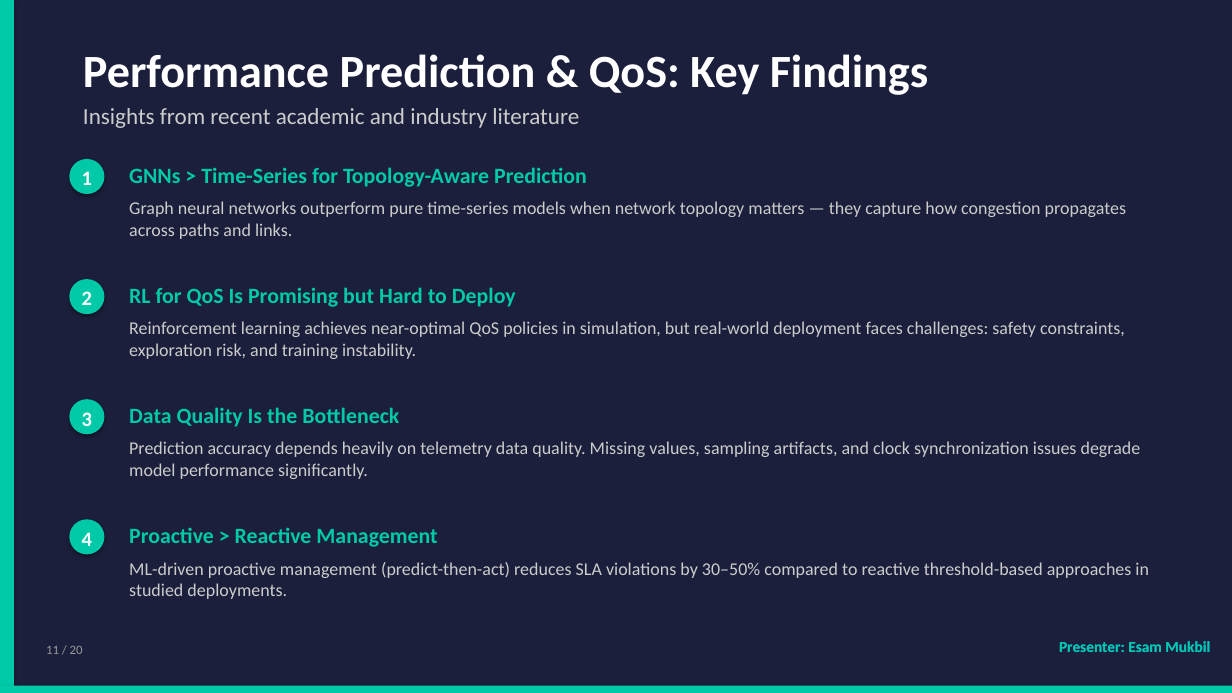
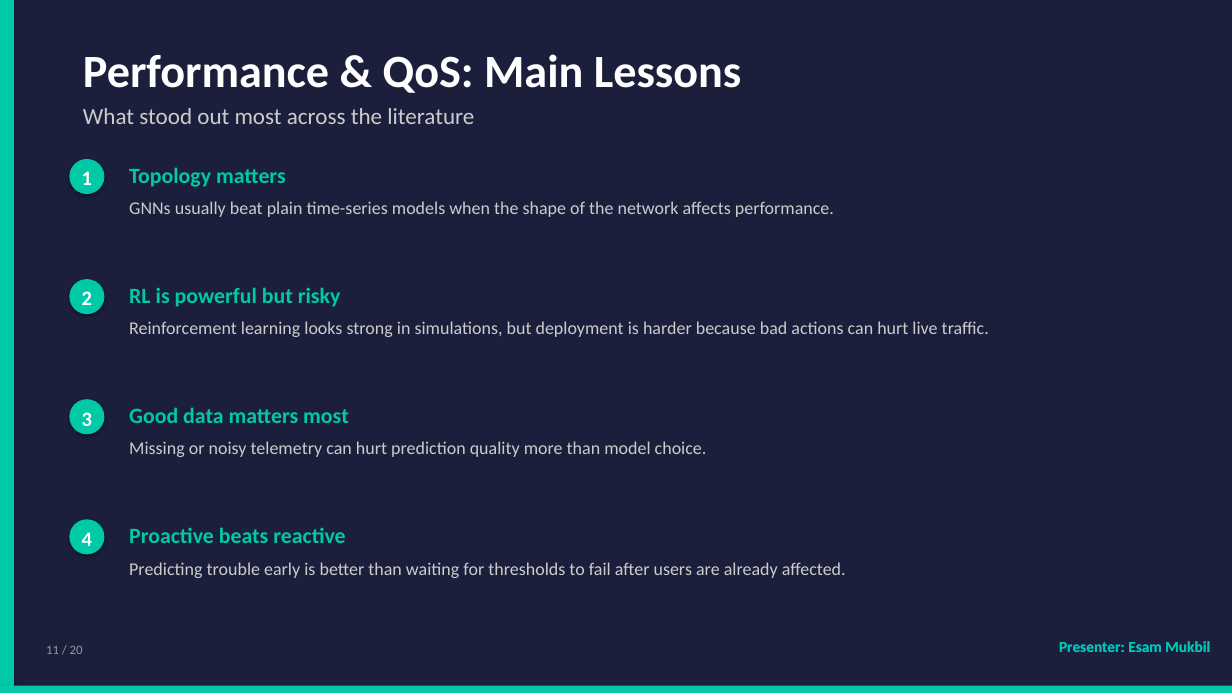
Before and after one commit to dkabduli/NET3006-Project, a slide deck: slide 11 of NET3006A-ML-Network-Telemetry/presentation/NET3006A_ML_Network_Telemetry_Presentation.pptx. Drawn at 1232x693 pixels with LibreOffice and Linux fonts; fonts in the diff are those of the drawing. Boxes give left, top, right and bottom in pixels: in the first picture for what was removed or moved away, otherwise in the second. Text is boxed around its words. In the diff, an @@ line names an element or a change of style, - is before the commit and + after.

```diff
--- a/NET3006A-ML-Network-Telemetry/presentation/NET3006A_ML_Network_Telemetry_Presentation.pptx
+++ b/NET3006A-ML-Network-Telemetry/presentation/NET3006A_ML_Network_Telemetry_Presentation.pptx
@@ text at (83,54,741,93): text changed @@
-Performance Prediction & QoS: Key Findings
+Performance & QoS: Main Lessons
@@ text at (83,108,474,124): text changed @@
-Insights from recent academic and industry literature
+What stood out most across the literature
@@ text at (129,167,286,187): text changed @@
-GNNs > Time-Series for Topology-Aware Prediction
+Topology matters
@@ text at (129,201,834,217): text changed @@
-Graph neural networks outperform pure time-series models when network topology matters — they capture how congestion propagates across paths and links.
+GNNs usually beat plain time-series models when the shape of the network affects performance.
@@ text at (129,287,341,307): text changed @@
-RL for QoS Is Promising but Hard to Deploy
+RL is powerful but risky
@@ text at (129,321,989,337): text changed @@
-Reinforcement learning achieves near-optimal QoS policies in simulation, but real-world deployment faces challenges: safety constraints, exploration risk, and training instability.
+Reinforcement learning looks strong in simulations, but deployment is harder because bad actions can hurt live traffic.
@@ text at (129,407,349,423): text changed @@
-Data Quality Is the Bottleneck
+Good data matters most
@@ text at (129,441,707,457): text changed @@
-Prediction accuracy depends heavily on telemetry data quality. Missing values, sampling artifacts, and clock synchronization issues degrade model performance significantly.
+Missing or noisy telemetry can hurt prediction quality more than model choice.
@@ text at (129,527,345,543): text changed @@
-Proactive > Reactive Management
+Proactive beats reactive
@@ text at (129,562,846,578): text changed @@
-ML-driven proactive management (predict-then-act) reduces SLA violations by 30–50% compared to reactive threshold-based approaches in studied deployments.
+Predicting trouble early is better than waiting for thresholds to fail after users are already affected.
```
Also in this commit, not shown: 7 other slides changed, 7 slides added, 7 slides removed, 2 other files.
